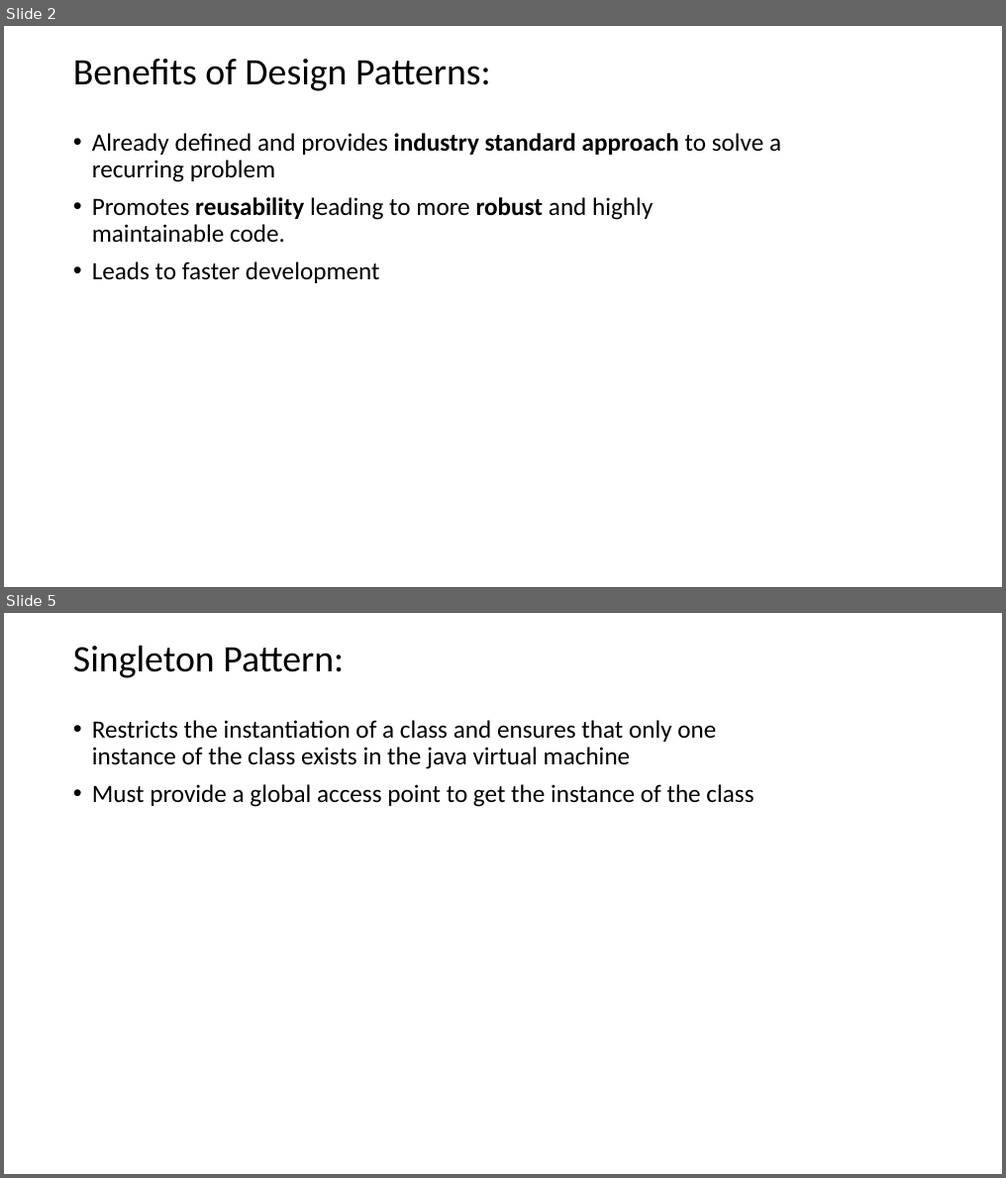
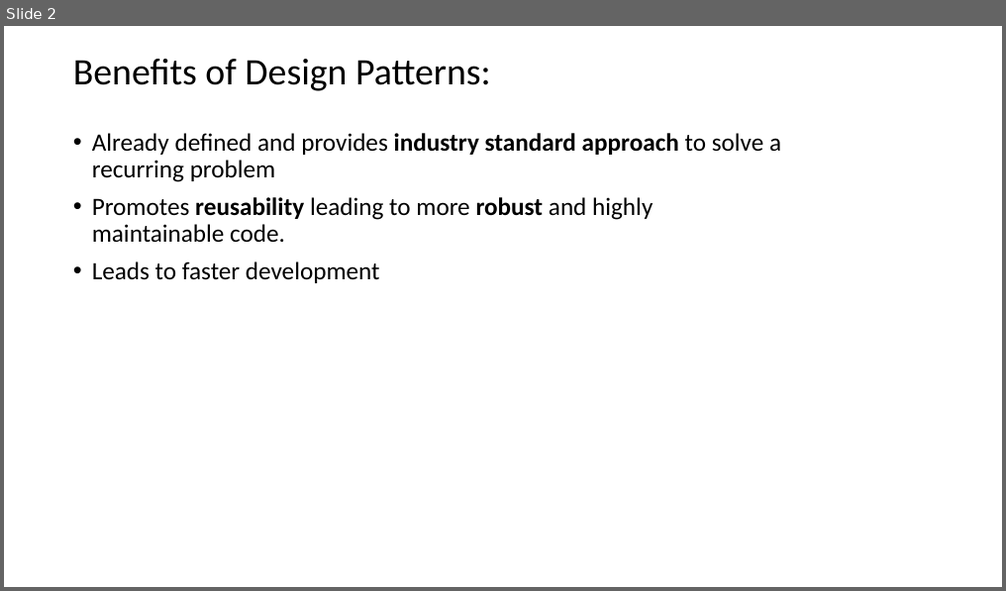
Before and after one commit to amanjain201/JavaDesignPattern, a slide deck: DesignPatterns.pptx. Shown one above the other, each under a label of ours: slides 2 and 5 before the commit, slide 2 after it; the slides between them are not shown. The pictures are 1006x1178 and 1006x591 pixels, drawn with LibreOffice and Linux fonts; fonts in the diff are those of the drawing. Boxes give left, top, right and bottom in pixels: in the first picture for what was removed or moved away, otherwise in the second. Text is boxed around its words. In the diff, an @@ line names an element or a change of style, - is before the commit and + after.

```diff
--- a/DesignPatterns.pptx
+++ b/DesignPatterns.pptx
@@ slide 5 removed at (4, 613, 1002, 1174), background #FFFFFF @@
@@ title removed at (73, 645, 344, 678) @@
-Singleton Pattern:
@@ text removed at (92, 720, 753, 807) @@
-• Restricts the instantiation of a class and ensures that only one instance of the class exists in the java virtual machine
-• Must provide a global access point to get the instance of the class
```
Also in this commit, not shown: 2 slides changed, 11 slides added, 2 other files.
